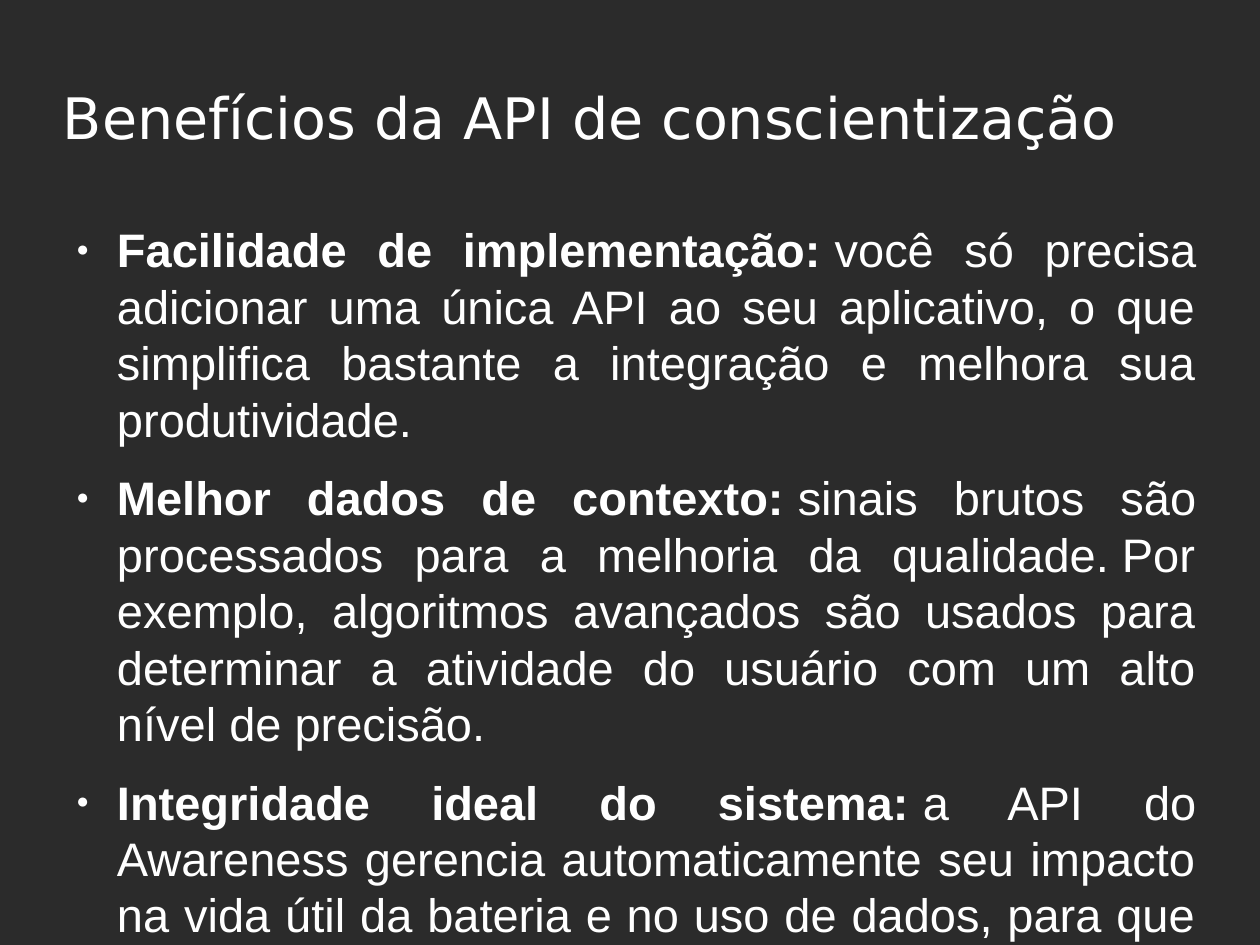
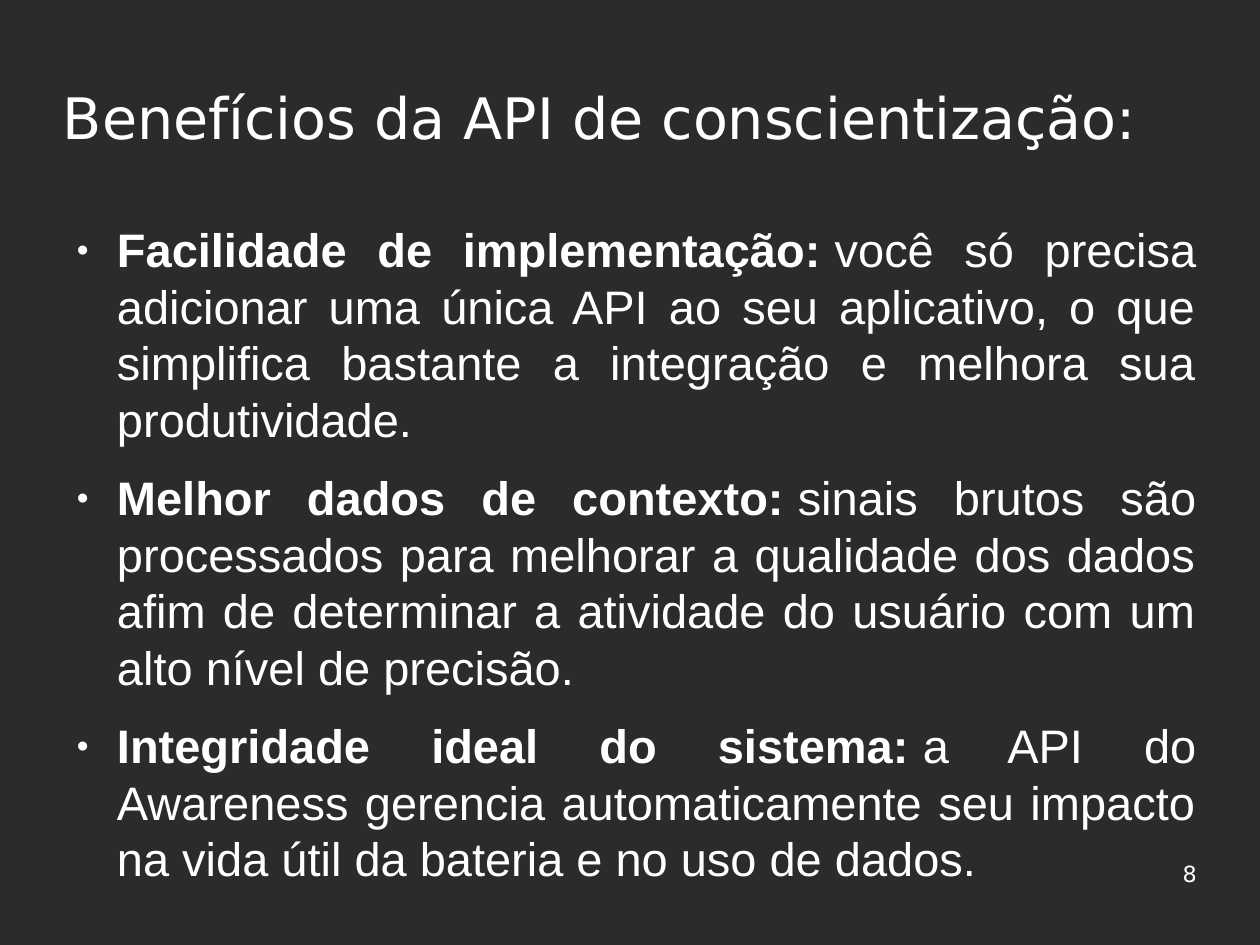
Before and after one commit to felipekian/seminario_FelipeDerkian_ISE_UFRR_2019, a slide deck: slide 8 of Seminário - ISE.odp. Drawn at 1260x945 pixels with LibreOffice and Linux fonts; fonts in the diff are those of the drawing; background and template pictures are left out; a plain dark background stands for a picture behind light text. Boxes give left, top, right and bottom in pixels: in the first picture for what was removed or moved away, otherwise in the second. Text is boxed around its words. In the diff, an @@ line names an element or a change of style, - is before the commit and + after.

```diff
--- a/Seminário - ISE.odp
+++ b/Seminário - ISE.odp
@@ title at (x1=63, y1=93, x2=1136, y2=150): text changed @@
-Benefícios da API de conscientização
+Benefícios da API de conscientização:
@@ text at (x1=117, y1=481, x2=1196, y2=877): text changed @@
-● Melhor dados de contexto: sinais brutos são processados para a melhoria da qualidade. Por exemplo, algoritmos avançados são usados para determinar a atividade do usuário com um alto nível de precisão.
-● Integridade ideal do sistema: a API do Awareness gerencia automaticamente seu impacto na vida útil da bateria e no uso de dados, para que seu aplicativo não precise.
+● Melhor dados de contexto: sinais brutos são processados para melhorar a qualidade dos dados afim de determinar a atividade do usuário com um alto nível de precisão.
+● Integridade ideal do sistema: a API do Awareness gerencia automaticamente seu impacto na vida útil da bateria e no uso de dados.
@@ page number added at (x1=1183, y1=865, x2=1197, y2=883), 14 pt, text #FFFFFF @@
+8
```
Also in this commit, not shown: 9 other slides changed, 2 slides added, 2 slides removed, 3 other files.
